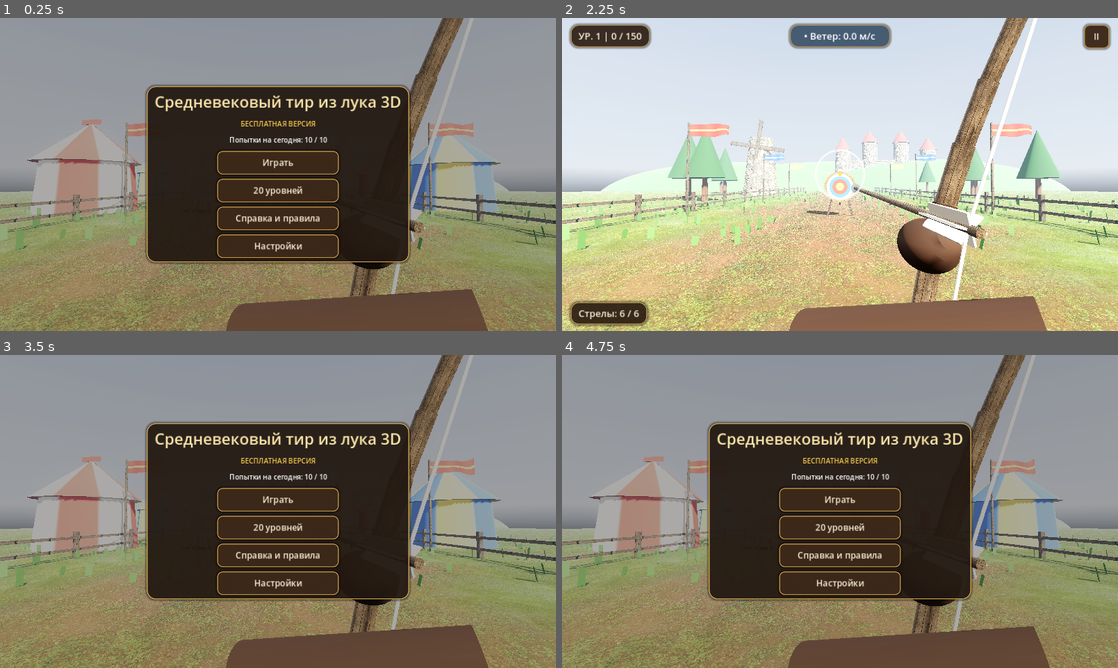
Above: before the commit, frames 1-4 (two rows, left to right).
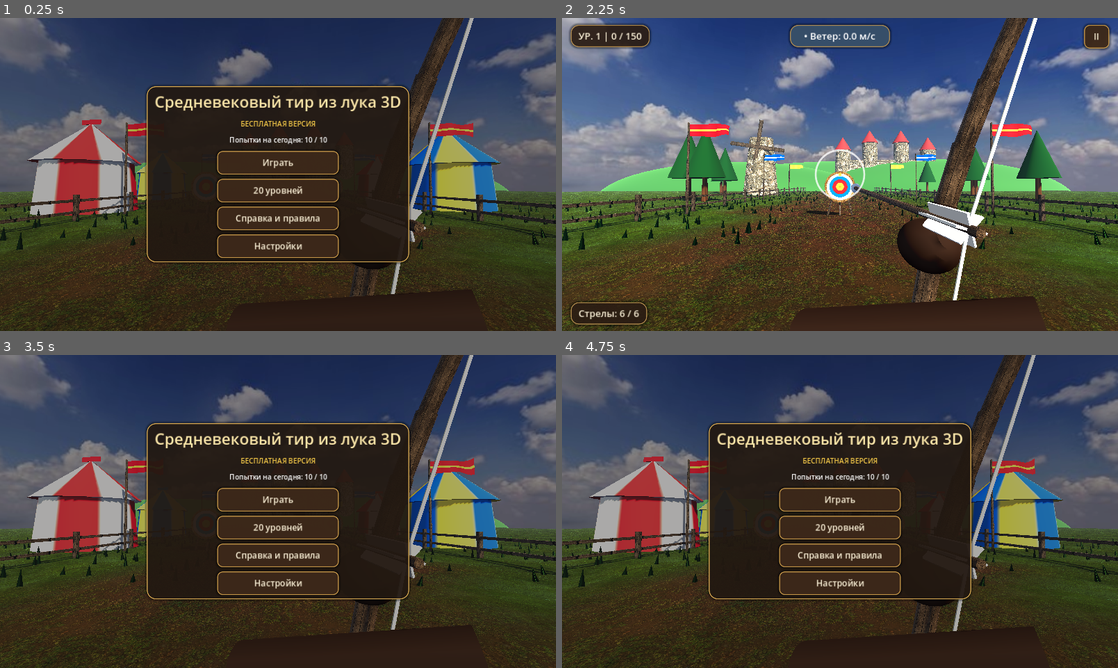
Above: after the commit, the same moments.

Repository: o1egkl/medieval-archery-3d
Game: Godot game, scene res://scenes/main.tscn
Two runs of this game, one before a commit and one after it. Both use one fixed random seed, a clock stepped at 60 frames per second and the inputs below.
Inputs:
- Up to frame 1 (0.25 s): no input
- Up to frame 2 (2.25 s): click "Играть" at 0.5 s; click "II" at 1.25 s; click "Играть" at 2 s
- Up to frame 3 (3.5 s): click "II" at 2.75 s
- Up to frame 4 (4.75 s): click "20 уровней" at 3.5 s; click "Назад" at 4.25 s

The runs differ from the first frame. In frame 1, 71% of the frame differs, in the area x 0-100%, y 0-100%; in frame 2, 95%; in frame 3, 71%; in frame 4, 71%.

Commit message:
Fix overexposure, Windows texture loading fallback, and pointed 3D grass tufts

Diff:
--- a/scripts/gameplay/level_scene.gd
+++ b/scripts/gameplay/level_scene.gd
@@ -111,7 +111,7 @@
 	var sky_mat := PanoramaSkyMaterial.new()
 	if sky_tex != null:
 		sky_mat.panorama = sky_tex
-		sky_mat.energy_multiplier = 1.15 if biome != "fortress" else 0.75
+		sky_mat.energy_multiplier = 0.82 if biome != "fortress" else 0.55
 
 	var light := DirectionalLight3D.new()
 	light.rotation_degrees = Vector3(-34.0, 32.0, 0.0)
@@ -122,16 +122,16 @@
 	match biome:
 		"village":
 			light.light_color = Color(1.0, 0.96, 0.86)
-			light.light_energy = 1.05
+			light.light_energy = 0.90
 		"tournament":
 			light.light_color = Color(1.0, 0.95, 0.82)
-			light.light_energy = 1.10
+			light.light_energy = 0.94
 		"forest":
 			env.fog_enabled = true
 			env.fog_light_color = Color(0.72, 0.48, 0.36)
 			env.fog_density = 0.008
 			light.light_color = Color(1.0, 0.72, 0.48)
-			light.light_energy = 1.05
+			light.light_energy = 0.90
 			ground_tint = Color(0.72, 0.74, 0.62)
 		"fortress":
 			env.fog_enabled = true
@@ -144,15 +144,16 @@
 	sky.sky_material = sky_mat
 	env.sky = sky
 	env.ambient_light_source = Environment.AMBIENT_SOURCE_SKY
-	env.ambient_light_energy = 0.50 if biome != "fortress" else 0.35
+	env.ambient_light_energy = 0.28 if biome != "fortress" else 0.22
 	env.tonemap_mode = Environment.TONE_MAPPER_ACES
-	env.glow_enabled = (quality != "low")
-	env.glow_intensity = 0.25
-	env.glow_bloom = 0.08
+	env.tonemap_exposure = 0.82
+	env.glow_enabled = (biome == "fortress" and quality != "low")
+	env.glow_intensity = 0.22
+	env.glow_bloom = 0.05
 	if not env.fog_enabled:
 		env.fog_enabled = true
-		env.fog_light_color = Color(0.76, 0.86, 0.96)
-		env.fog_density = 0.0038
+		env.fog_light_color = Color(0.68, 0.78, 0.88)
+		env.fog_density = 0.0009
 	world_env.environment = env
 	_env_root.add_child(world_env)
 	_env_root.add_child(light)
@@ -244,15 +245,24 @@
 	mm.transform_format = MultiMesh.TRANSFORM_3D
 	mm.instance_count = count
 
-	# Simple lightweight grass blade quad
-	var blade := QuadMesh.new()
-	blade.size = Vector2(0.18, 0.38)
+	# Tapered 3-blade pointed grass tuft (ArrayMesh, no rectangular cards)
+	var st := SurfaceTool.new()
+	st.begin(Mesh.PRIMITIVE_TRIANGLES)
+	for ang_deg: float in [0.0, 60.0, 120.0]:
+		var rad := deg_to_rad(ang_deg)
+		var c := cos(rad) * 0.075
+		var s := sin(rad) * 0.075
+		st.set_normal(Vector3(-sin(rad), 0.3, cos(rad)).normalized())
+		st.add_vertex(Vector3(-c, 0.0, -s))
+		st.add_vertex(Vector3(c, 0.0, s))
+		st.add_vertex(Vector3(0.0, 0.34, 0.0))
+	var tuft_mesh := st.commit()
 	var gmat := StandardMaterial3D.new()
-	gmat.albedo_color = Color(0.28, 0.52, 0.16) * tint
+	gmat.albedo_color = Color(0.20, 0.38, 0.12) * tint
 	gmat.cull_mode = BaseMaterial3D.CULL_DISABLED
-	gmat.roughness = 0.88
-	blade.material = gmat
-	mm.mesh = blade
+	gmat.roughness = 0.92
+	tuft_mesh.surface_set_material(0, gmat)
+	mm.mesh = tuft_mesh
 
 	var rng := RandomNumberGenerator.new()
 	rng.seed = 2026
@@ -266,7 +276,7 @@
 		var rot_y: float = rng.randf_range(0.0, TAU)
 		var tilt_x: float = rng.randf_range(-0.22, 0.22)
 		var basis := Basis.from_euler(Vector3(tilt_x, rot_y, 0.0)).scaled(Vector3(1.0, h_scale, 1.0))
-		mm.set_instance_transform(i, Transform3D(basis, Vector3(x, 0.16 * h_scale, z)))
+		mm.set_instance_transform(i, Transform3D(basis, Vector3(x, 0.0, z)))
 
 	mm_inst.multimesh = mm
 	_env_root.add_child(mm_inst)
--- a/scripts/gameplay/pbr_assets.gd
+++ b/scripts/gameplay/pbr_assets.gd
@@ -11,6 +11,15 @@
 		if res is Texture2D:
 			_tex_cache[path] = res
 			return res
+	# Fallback: load directly from disk if Godot hasn't generated .import files yet (e.g. direct Windows CLI run)
+	var abs_path := ProjectSettings.globalize_path(path)
+	if FileAccess.file_exists(abs_path):
+		var img := Image.new()
+		if img.load(abs_path) == OK:
+			img.generate_mipmaps()
+			var tex := ImageTexture.create_from_image(img)
+			_tex_cache[path] = tex
+			return tex
 	return null
 
 static func get_sky_texture(biome: String) -> Texture2D:
@@ -38,12 +47,12 @@
 	if nrm != null:
 		mat.normal_enabled = true
 		mat.normal_texture = nrm
-		mat.normal_scale = 0.9
+		mat.normal_scale = 0.85
 	var rgh := _load_tex("res://assets/textures/%s_roughness.jpg" % name_key)
 	if rgh != null:
 		mat.roughness_texture = rgh
 	else:
-		mat.roughness = 0.85
+		mat.roughness = 0.88
 
 	_mat_cache[cache_id] = mat
 	return mat
@@ -58,8 +67,8 @@
 	mat.set_shader_parameter("dirt_albedo", _load_tex("res://assets/textures/dirt_albedo.jpg"))
 	mat.set_shader_parameter("dirt_normal", _load_tex("res://assets/textures/dirt_normal.jpg"))
 	mat.set_shader_parameter("dirt_roughness", _load_tex("res://assets/textures/dirt_roughness.jpg"))
-	mat.set_shader_parameter("grass_tint", Color(0.76, 1.06, 0.62) * biome_tint)
-	mat.set_shader_parameter("dirt_tint", Color(1.05, 0.94, 0.78) * biome_tint)
+	mat.set_shader_parameter("grass_tint", Color(0.56, 0.82, 0.42) * biome_tint)
+	mat.set_shader_parameter("dirt_tint", Color(0.74, 0.63, 0.48) * biome_tint)
 	mat.set_shader_parameter("uv_scale", 30.0)
 	return mat
 
Binary file added: assets/sky/sky_day.jpg
Binary file added: assets/sky/sky_dusk.jpg
Binary file added: assets/sky/sky_night.jpg
Binary file changed: assets/textures/dirt_albedo.jpg
Binary file changed: assets/textures/dirt_normal.jpg
Binary file changed: assets/textures/dirt_roughness.jpg
Binary file changed: assets/textures/grass_albedo.jpg
Binary file changed: assets/textures/grass_normal.jpg
Binary file changed: assets/textures/grass_roughness.jpg
Binary file changed: assets/textures/stone_albedo.jpg
Binary file changed: assets/textures/stone_normal.jpg
Binary file changed: assets/textures/stone_roughness.jpg
(and 7 more such lines)
